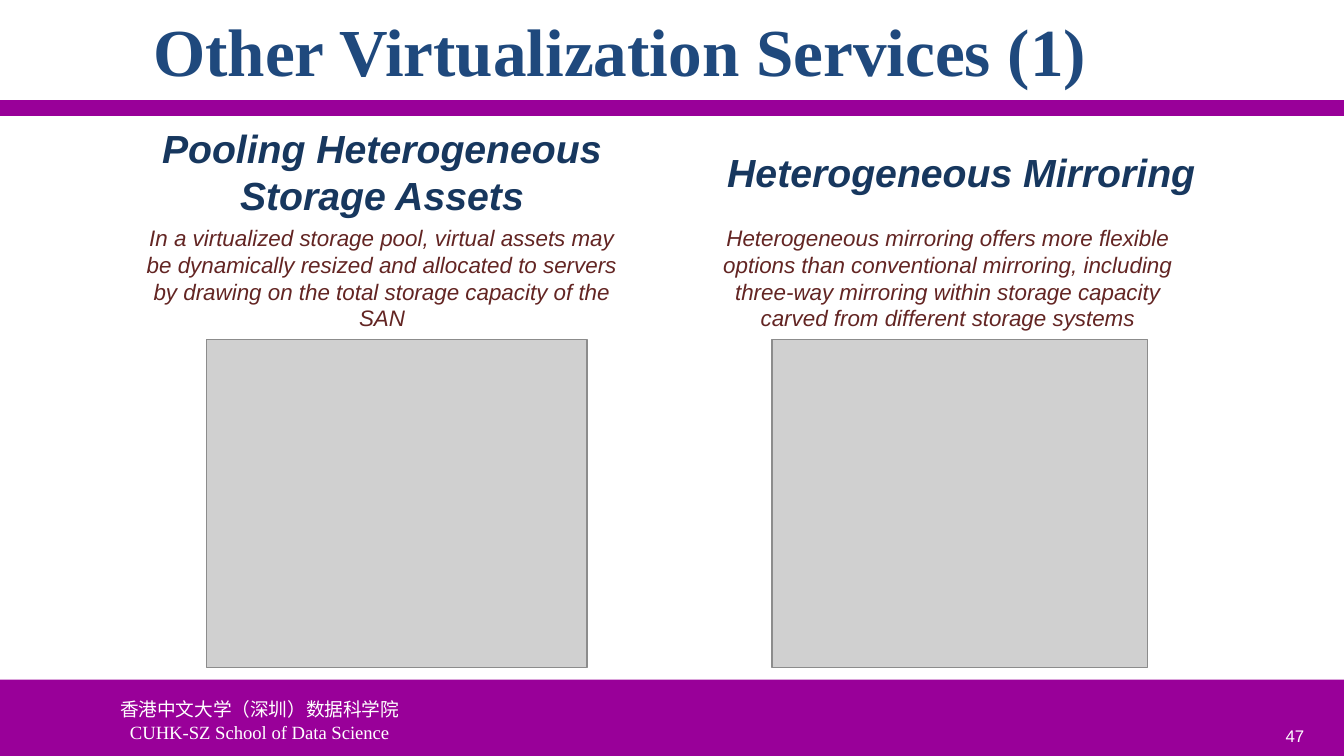
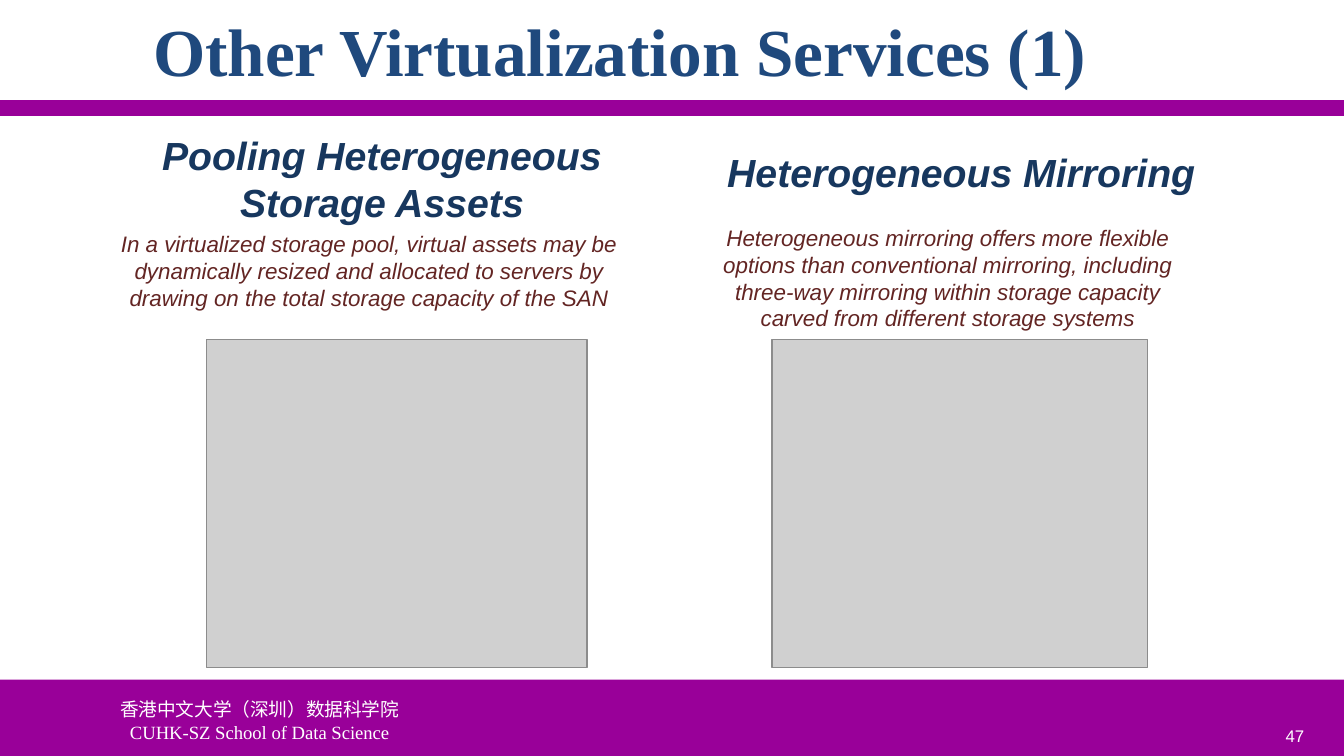
Before and after one commit to ychung1103/ychung1103.github.io, a slide deck: slide 47 of Slides/CSC6103/VT-05 Storage Virtualization.pptx. Drawn at 1344x756 pixels with LibreOffice and Linux fonts; fonts in the diff are those of the drawing; grey boxes stand for pictures; background and template pictures are left out. Boxes give left, top, right and bottom in pixels: in the first picture for what was removed or moved away, otherwise in the second. Text is boxed around its words. In the diff, an @@ line names an element or a change of style, - is before the commit and + after.

```diff
--- a/Slides/CSC6103/VT-05 Storage Virtualization.pptx
+++ b/Slides/CSC6103/VT-05 Storage Virtualization.pptx
@@ text "Pooling Heterogeneous Storage Assets": place and size @@
-text "Pooling Heterogeneous Storage Assets" at [162, 134, 601, 218]
+text "Pooling Heterogeneous Storage Assets" at [162, 141, 601, 225]
@@ text "In a virtualized storage pool, ..." rewrapped from [147, 229, 616, 327] to [121, 235, 617, 311] @@
```
Also in this commit, not shown: 22 other slides changed, 1 slide added, 1 other file.
